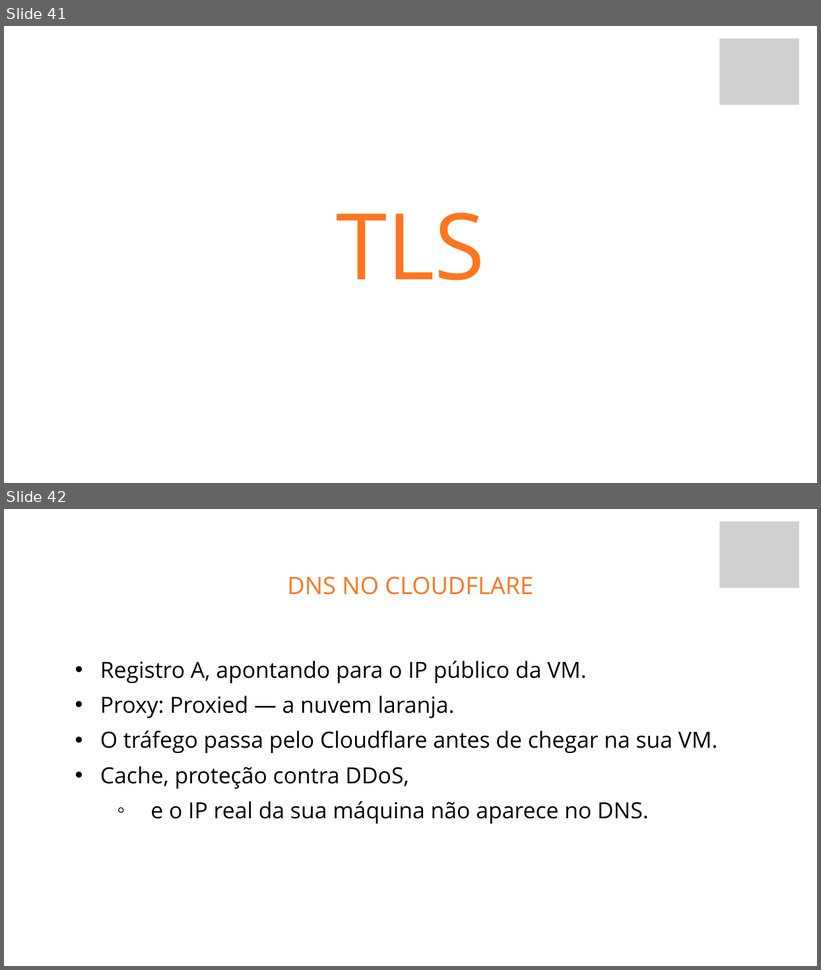
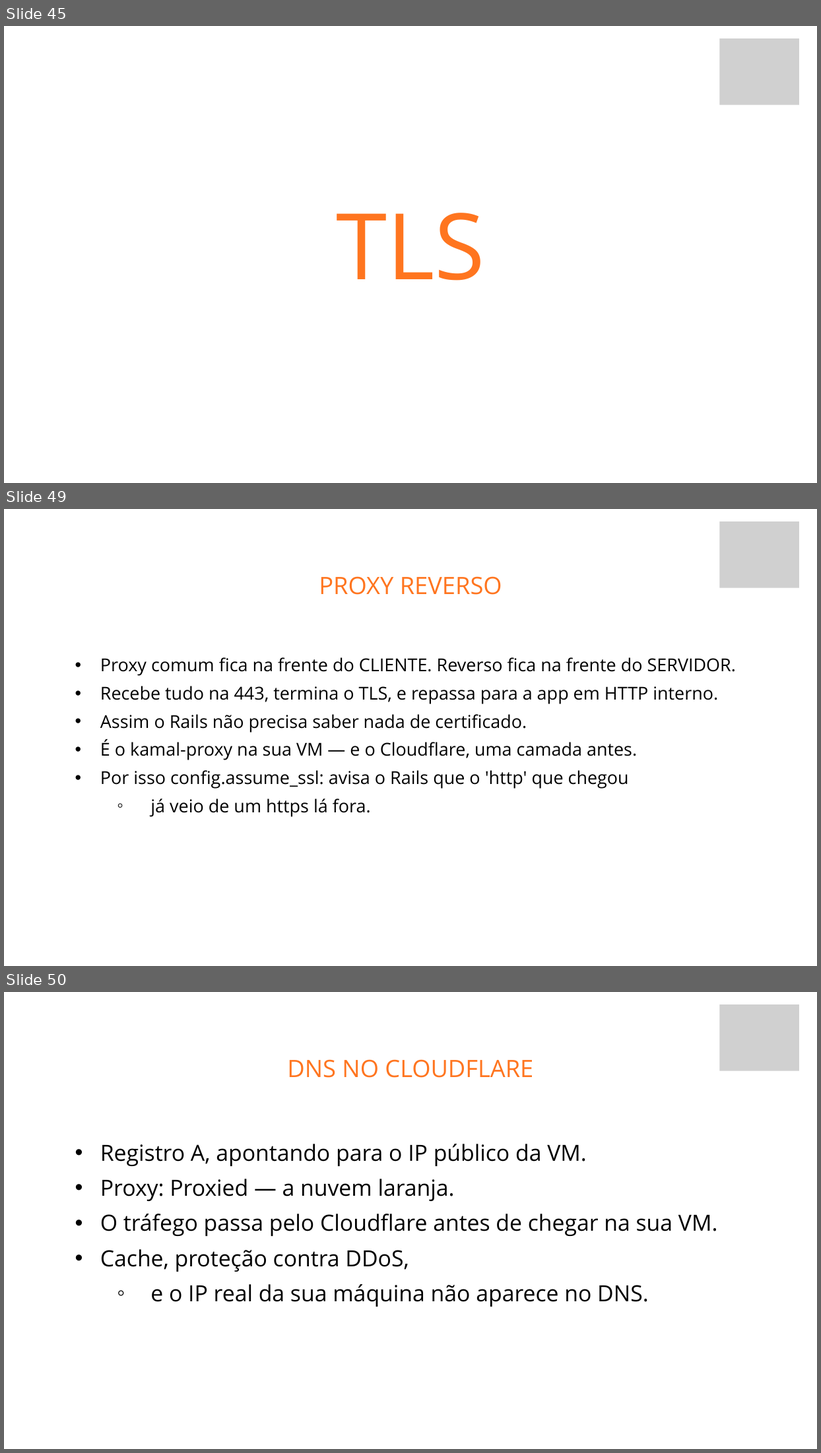
Before and after one commit to fabriciosiqueira08/capacitacao-gabarito, a slide deck: slides/build/aula-04-vps-docker-kamal-e-deploy.pptx. Shown one above the other, each under a label of ours: slides 41 and 42 before the commit, slides 45, 49 and 50 after it; the slides between them are not shown. The pictures are 821x970 and 821x1453 pixels, drawn with LibreOffice and Linux fonts; fonts in the diff are those of the drawing; grey boxes stand for pictures; background and template pictures are left out. Boxes give left, top, right and bottom in pixels: in the first picture for what was removed or moved away, otherwise in the second. Text is boxed around its words. In the diff, an @@ line names an element or a change of style, - is before the commit and + after.

```diff
--- a/slides/build/aula-04-vps-docker-kamal-e-deploy.pptx
+++ b/slides/build/aula-04-vps-docker-kamal-e-deploy.pptx
@@ slide 49 added at (4, 509, 817, 966), background picture (left out) @@
@@ picture added at (719, 522, 799, 588) @@
@@ text added at (319, 576, 502, 595), 42.4 pt, text #FF751F @@
+PROXY REVERSO
@@ text added at (100, 657, 736, 817), 31.6 pt, text #000000 @@
+  • Proxy comum fica na frente do CLIENTE. Reverso fica na frente do SERVIDOR.
+  • Recebe tudo na 443, termina o TLS, e repassa para a app em HTTP interno.
+  • Assim o Rails não precisa saber nada de certificado.
+  • É o kamal-proxy na sua VM — e o Cloudflare, uma camada antes.
+  • Por isso config.assume_ssl: avisa o Rails que o 'http' que chegou
+    ◦ já veio de um https lá fora.
@@ what was slide 41 is now slide 45 @@
@@ what was slide 42 is now slide 50 @@
```
Also in this commit, not shown: 7 other slides added, 25 other files.
